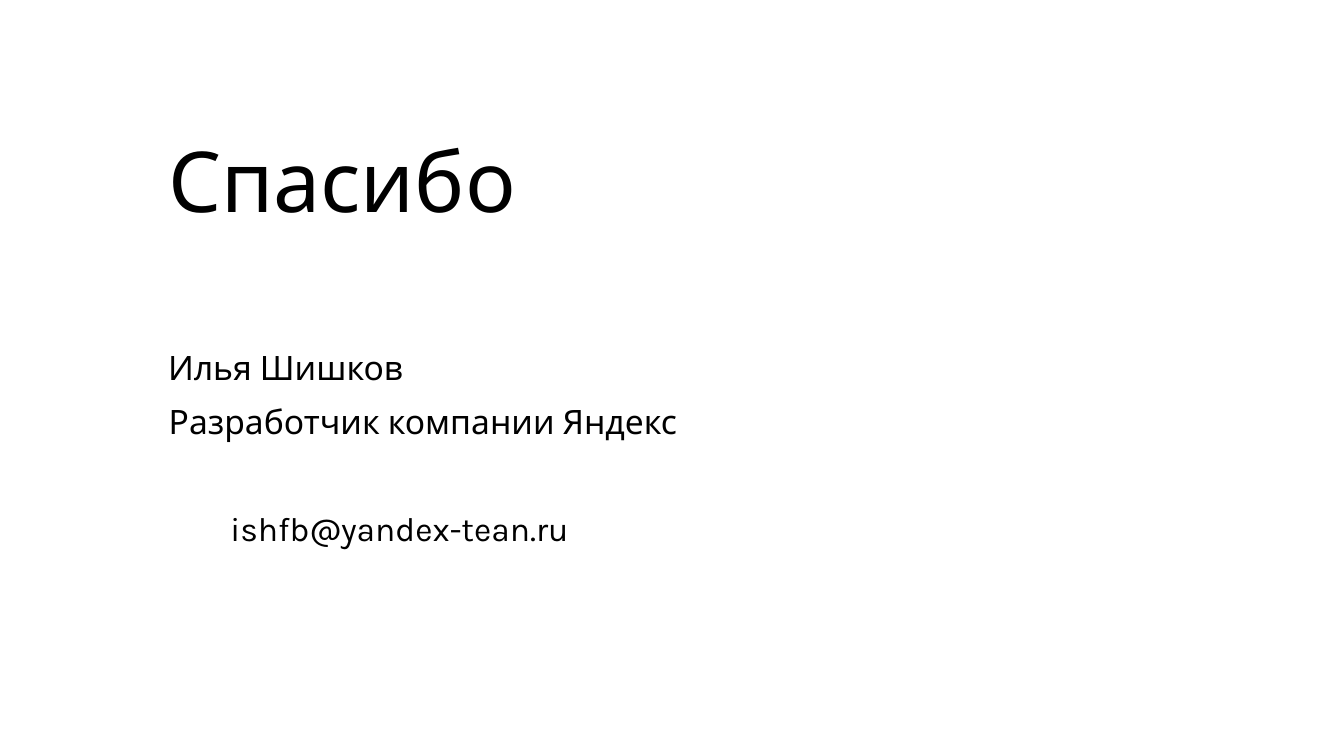
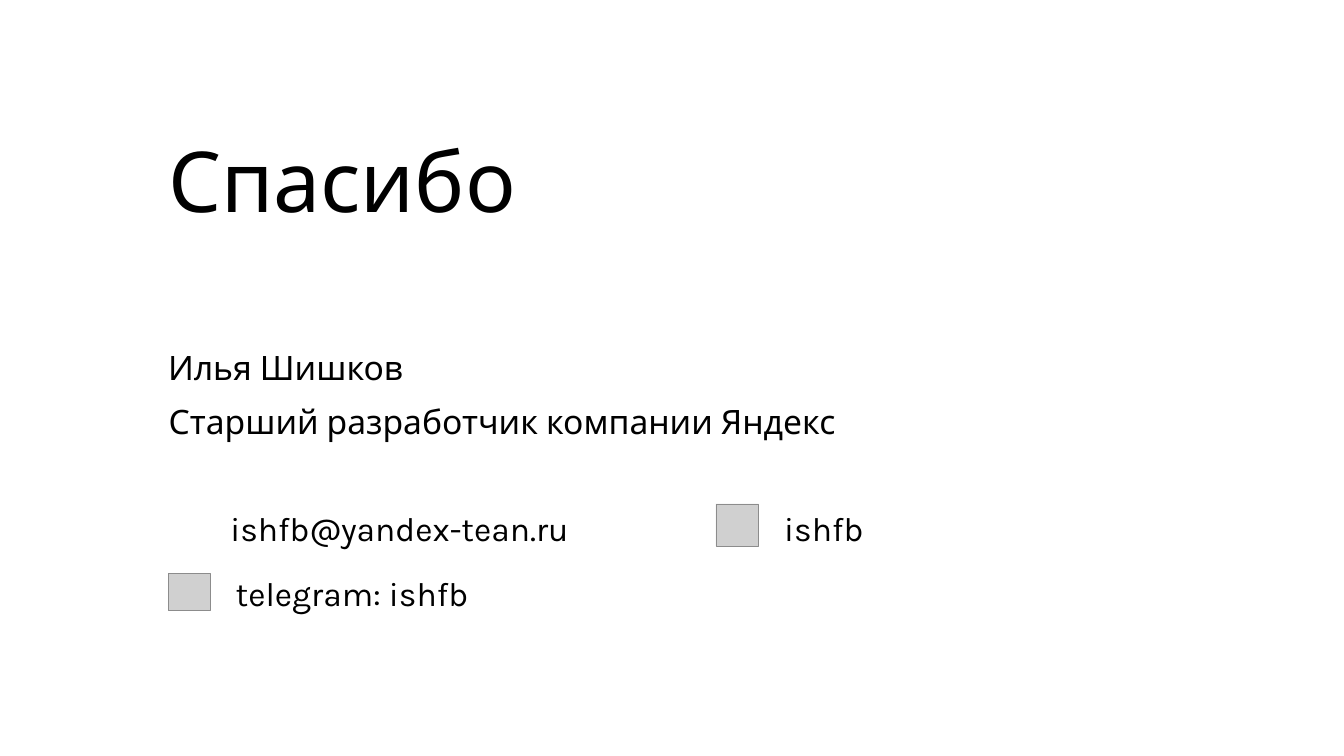
Before and after one commit to ishfb/cpprus17, a slide deck: slide 48 of slides.pptx (slide 37 before the commit). Drawn at 1344x756 pixels with LibreOffice and Linux fonts; fonts in the diff are those of the drawing; grey boxes stand for pictures; background and template pictures are left out. Boxes give left, top, right and bottom in pixels: in the first picture for what was removed or moved away, otherwise in the second. Text is boxed around its words. In the diff, an @@ line names an element or a change of style, - is before the commit and + after.

```diff
--- a/slides.pptx
+++ b/slides.pptx
@@ text at [169,408,836,442]: text changed @@
-Разработчик компании Яндекс
+Старший разработчик компании Яндекс
@@ rectangle added at [714,501,761,549], fill #FFFFFF @@
@@ picture added at [716,504,759,546] @@
@@ text added at [784,518,863,542], 48 pt, text #000000 @@
+ishfb
@@ rectangle added at [166,568,213,616], fill #FFFFFF @@
@@ picture added at [168,574,210,611] @@
@@ text added at [236,583,468,615], 48 pt, text #000000 @@
+telegram: ishfb
```
Also in this commit, not shown: 2 other slides changed, 11 slides added, 1 other file.
